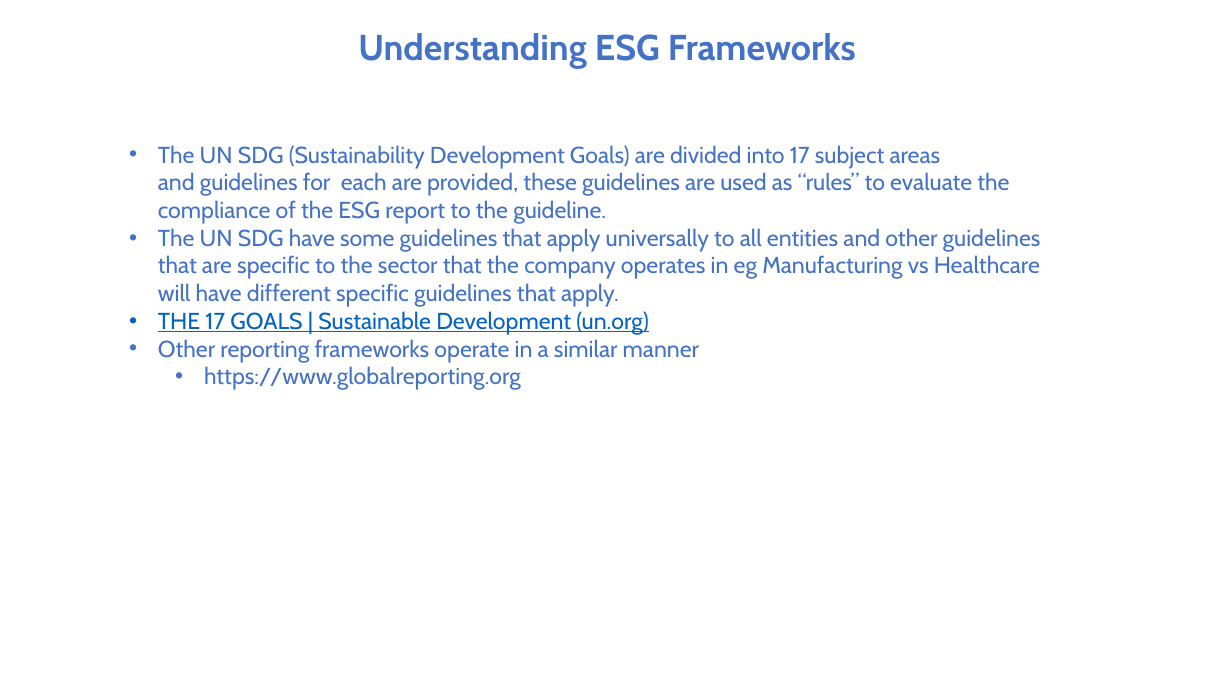
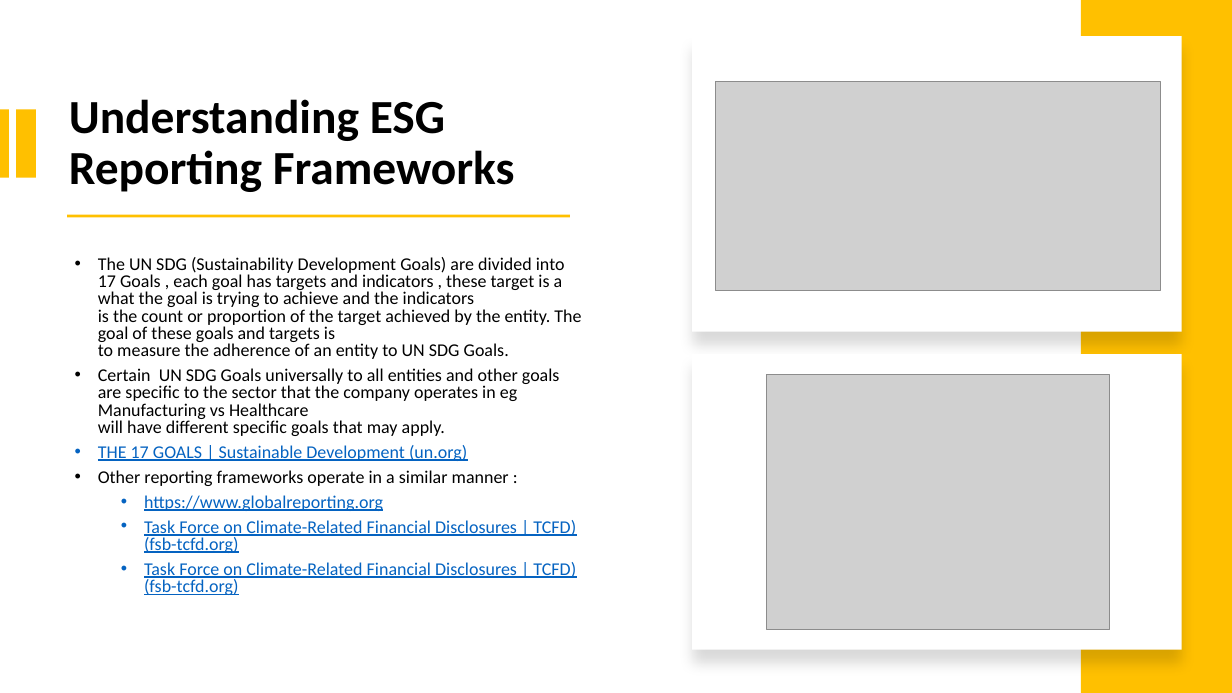
Before and after one commit to appliedcognetics/esgWorkshop, a slide deck: slide 4 of src/workshop/documents/presentation.pptx (slide 6 before the commit). Drawn at 1232x693 pixels with LibreOffice and Linux fonts; fonts in the diff are those of the drawing; grey boxes stand for pictures. Boxes give left, top, right and bottom in pixels: in the first picture for what was removed or moved away, otherwise in the second. Text is boxed around its words. In the diff, an @@ line names an element or a change of style, - is before the commit and + after.

```diff
--- a/src/workshop/documents/presentation.pptx
+++ b/src/workshop/documents/presentation.pptx
@@ rectangle added at [1081, 0, 1232, 693], fill #FFC000 @@
@@ rectangle added at [692, 36, 1182, 332], fill #FFFFFF @@
@@ picture added at [716, 81, 1161, 290] @@
@@ rectangle added at [0, 109, 9, 177], fill #FFC000 @@
@@ rectangle added at [16, 109, 35, 177], fill #FFC000 @@
@@ title at [69, 99, 515, 192]: text changed; size 28 to 37 pt; font Cabin to Calibri; text colour #4472C4 to #000000 @@
-Understanding ESG Frameworks
+Understanding ESG Reporting Frameworks
@@ text "The UN SDG (Sustainability Development ...": place and size @@
-text "The UN SDG (Sustainability Development ..." at [158, 145, 1041, 390]
+text "The UN SDG (Sustainability Development ..." at [98, 257, 581, 595]
@@ text "The UN SDG (Sustainability Development ..." at [98, 257, 581, 595]: vertical alignment top to middle @@
@@ rectangle added at [67, 214, 570, 217], fill #FFC000 @@
@@ text at [98, 257, 581, 436]: text changed; size 18 to 14 pt; font Cabin to Calibri; text colour #4472C4 to #000000 @@
-• The UN SDG (Sustainability Development Goals) are divided into 17 subject areas
-  and guidelines for each are provided, these guidelines are used as “rules” to evaluate the
-  compliance of the ESG report to the guideline.
-• The UN SDG have some guidelines that apply universally to all entities and other guidelines
-  that are specific to the sector that the company operates in eg Manufacturing vs Healthcare
-  will have different specific guidelines that apply.
+• The UN SDG (Sustainability Development Goals) are divided into 17 Goals , each goal has targets and indicators , these target is a what the goal is trying to achieve and the indicators
+  is the count or proportion of the target achieved by the entity. The goal of these goals and targets is
+  to measure the adherence of an entity to UN SDG Goals.
+• Certain UN SDG Goals universally to all entities and other goals are specific to the sector that the company operates in eg Manufacturing vs Healthcare
+  will have different specific goals that may apply.
@@ rectangle added at [692, 354, 1182, 650], fill #FFFFFF @@
@@ picture added at [767, 375, 1110, 629] @@
@@ text at [98, 445, 467, 511]: size 18 to 14 pt, font Cabin to Calibri in "THE 17 GOALS | Sustainable Development (un.org)", "https://www.globalreporting.org"; text colour #4472C4 to #0563C1, underline on in "https://www.globalreporting.org"; indent changed; line spacing 1 to 0.8; more space between paragraphs @@
@@ text at [98, 470, 509, 486]: text changed; size 18 to 14 pt; font Cabin to Calibri; text colour #4472C4 to #000000 @@
-• Other reporting frameworks operate in a similar manner
+• Other reporting frameworks operate in a similar manner :
@@ text at [144, 520, 576, 595]: paragraphs added @@
+  • Task Force on Climate-Related Financial Disclosures | TCFD) (fsb-tcfd.org)
+  • Task Force on Climate-Related Financial Disclosures | TCFD) (fsb-tcfd.org)
```
Also in this commit, not shown: 4 other slides changed, 3 slides added, 1 slide removed, 1 other file.
